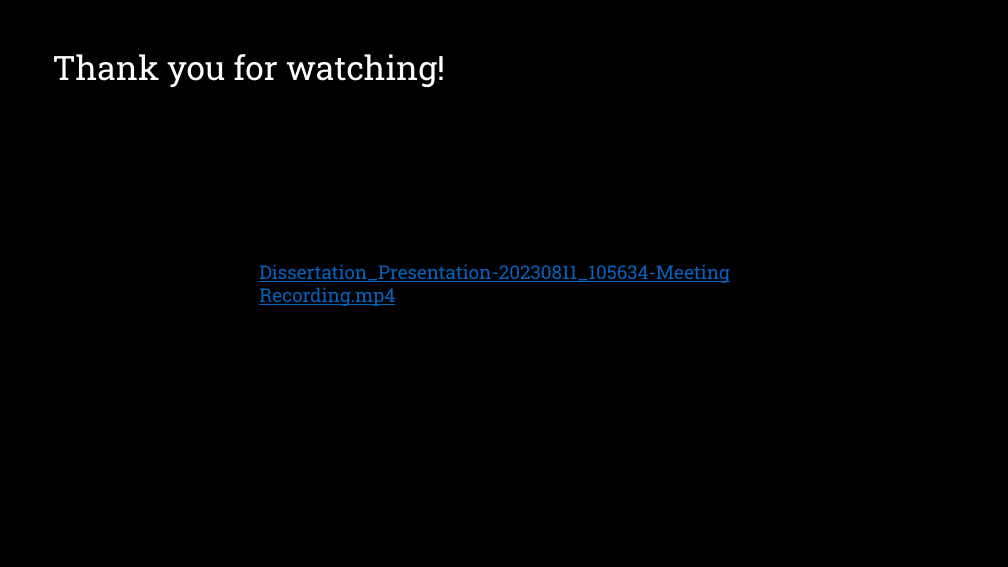
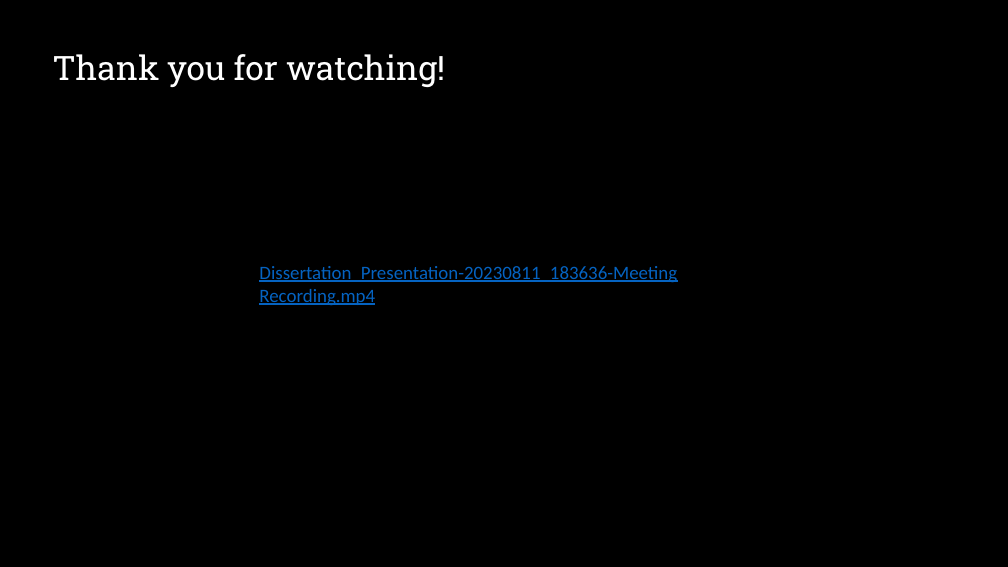
Before and after one commit to sourasen1011/UoE_Research_Project_2023, a slide deck: slide 15 of presentations/powerpoint_presentation/my_presentation.pptx. Drawn at 1008x567 pixels with LibreOffice and Linux fonts; fonts in the diff are those of the drawing. Boxes give left, top, right and bottom in pixels: in the first picture for what was removed or moved away, otherwise in the second. Text is boxed around its words. In the diff, an @@ line names an element or a change of style, - is before the commit and + after.

```diff
--- a/presentations/powerpoint_presentation/my_presentation.pptx
+++ b/presentations/powerpoint_presentation/my_presentation.pptx
@@ text at <box>259,266,677,305</box>: text changed; font Roboto Slab to Calibri @@
-Dissertation_Presentation-20230811_105634-Meeting Recording.mp4
+Dissertation_Presentation-20230811_183636-Meeting Recording.mp4
```
Also in this commit, not shown: 10 other slides changed, 1 slide removed, 1 other file.
